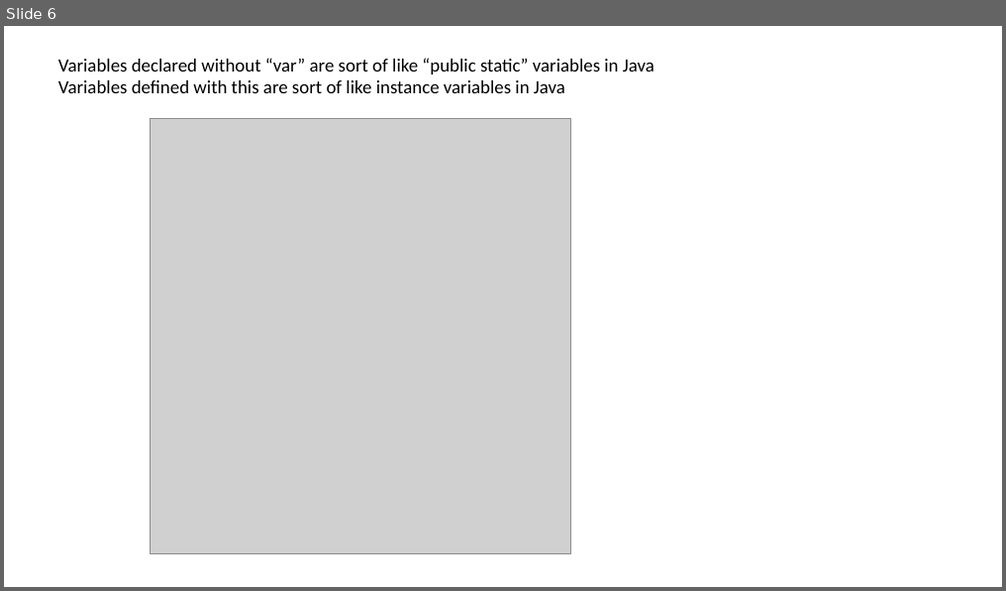
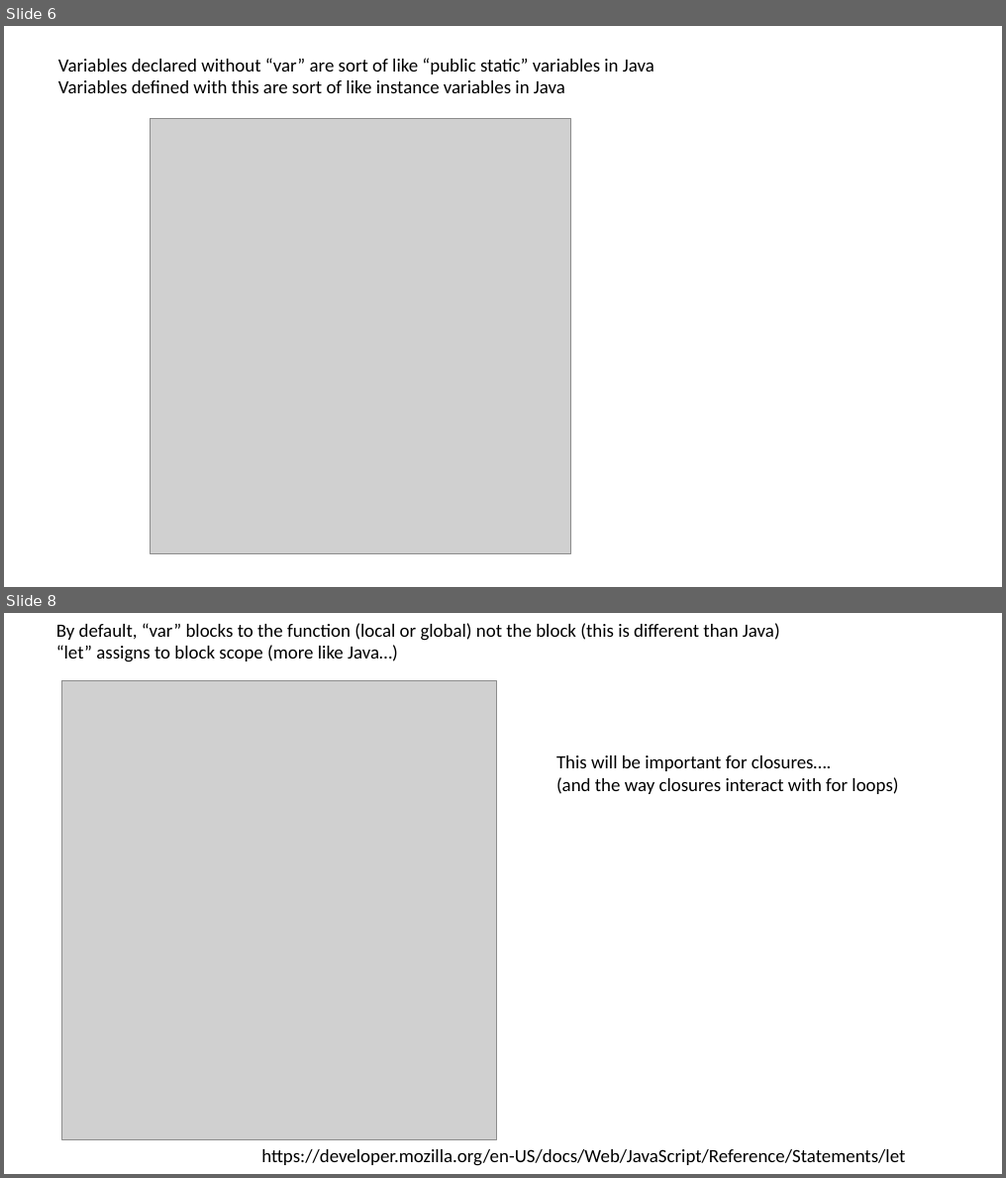
Before and after one commit to afodor/afodor.github.io, a slide deck: classes/prog2017/Prog3-Lecture25.pptx. Shown one above the other, each under a label of ours: slide 6 before the commit, slides 6 and 8 after it; the slides between them are not shown. The pictures are 1006x591 and 1006x1178 pixels, drawn with LibreOffice and Linux fonts; fonts in the diff are those of the drawing; grey boxes stand for pictures. Boxes give left, top, right and bottom in pixels: in the first picture for what was removed or moved away, otherwise in the second. Text is boxed around its words. In the diff, an @@ line names an element or a change of style, - is before the commit and + after.

```diff
--- a/classes/prog2017/Prog3-Lecture25.pptx
+++ b/classes/prog2017/Prog3-Lecture25.pptx
@@ slide 8 added at box(4, 613, 1002, 1174), background #FFFFFF @@
@@ text added at box(56, 623, 780, 663), 18 pt, text #000000 @@
+By default, “var” blocks to the function (local or global) not the block (this is different than Java)
+“let” assigns to block scope (more like Java…)
@@ picture added at box(61, 680, 497, 1140) @@
@@ text added at box(556, 756, 898, 794), 18 pt, text #000000 @@
+This will be important for closures….
+(and the way closures interact with for loops)
@@ text added at box(261, 1150, 905, 1166), 18 pt, text #000000 @@
+https://developer.mozilla.org/en-US/docs/Web/JavaScript/Reference/Statements/let
```
Also in this commit, not shown: 2 other slides added.
